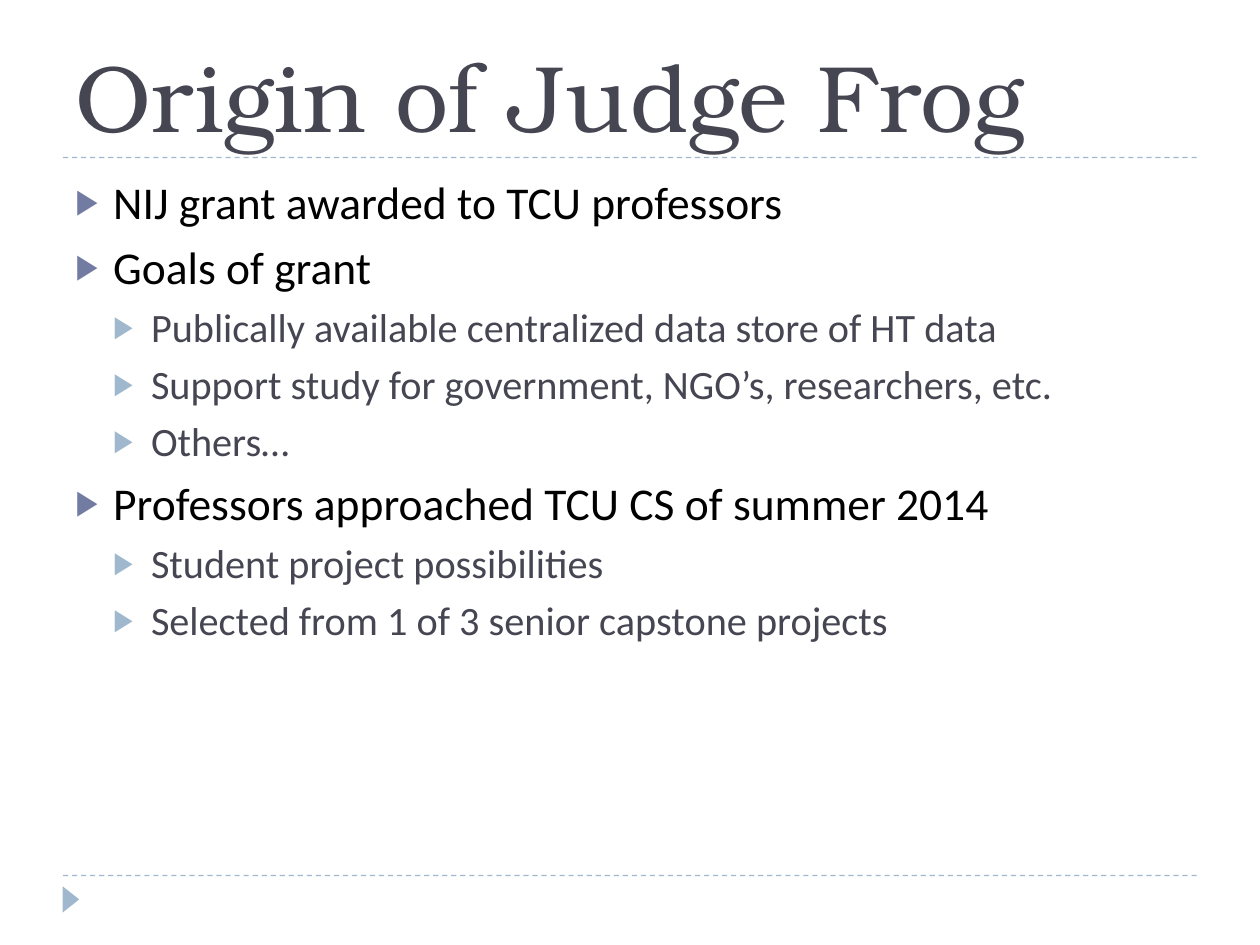
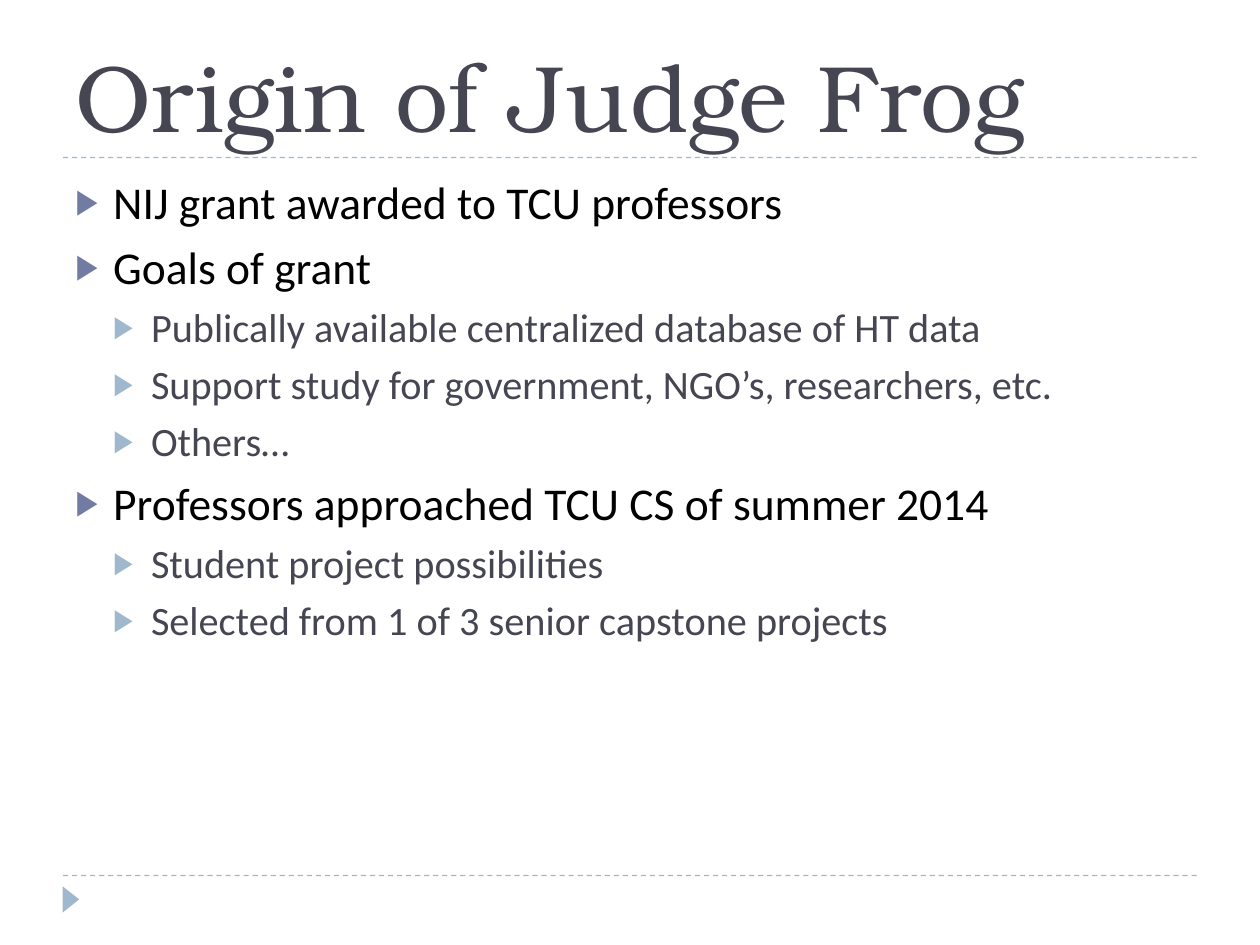
Before and after one commit to OnyxSpartanII/JudgeFrog, a slide deck: slide 3 of documentation/Project/NT_Presentation.pptx. Drawn at 1260x945 pixels with LibreOffice and Linux fonts; fonts in the diff are those of the drawing. Boxes give left, top, right and bottom in pixels: in the first picture for what was removed or moved away, otherwise in the second. Text is boxed around its words. In the diff, an @@ line names an element or a change of style, - is before the commit and + after.

Commit message:
Updated NT Presentation

```diff
--- a/documentation/Project/NT_Presentation.pptx
+++ b/documentation/Project/NT_Presentation.pptx
@@ text at (151, 314, 980, 349): text changed @@
-  ▶ Publically available centralized data store of HT data
+  ▶ Publically available centralized database of HT data
```
